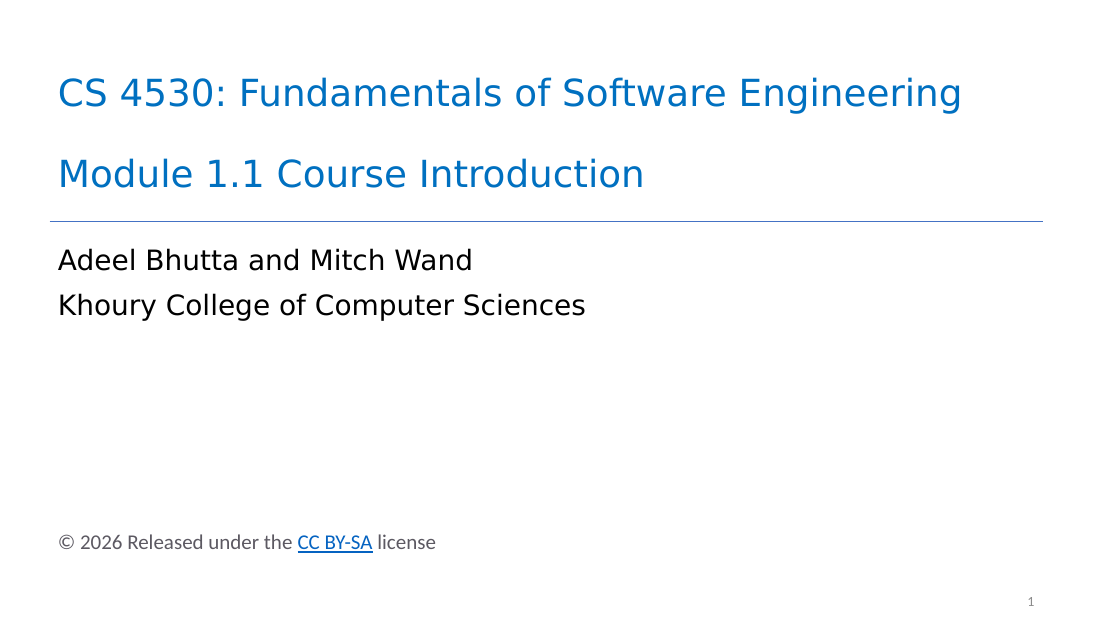
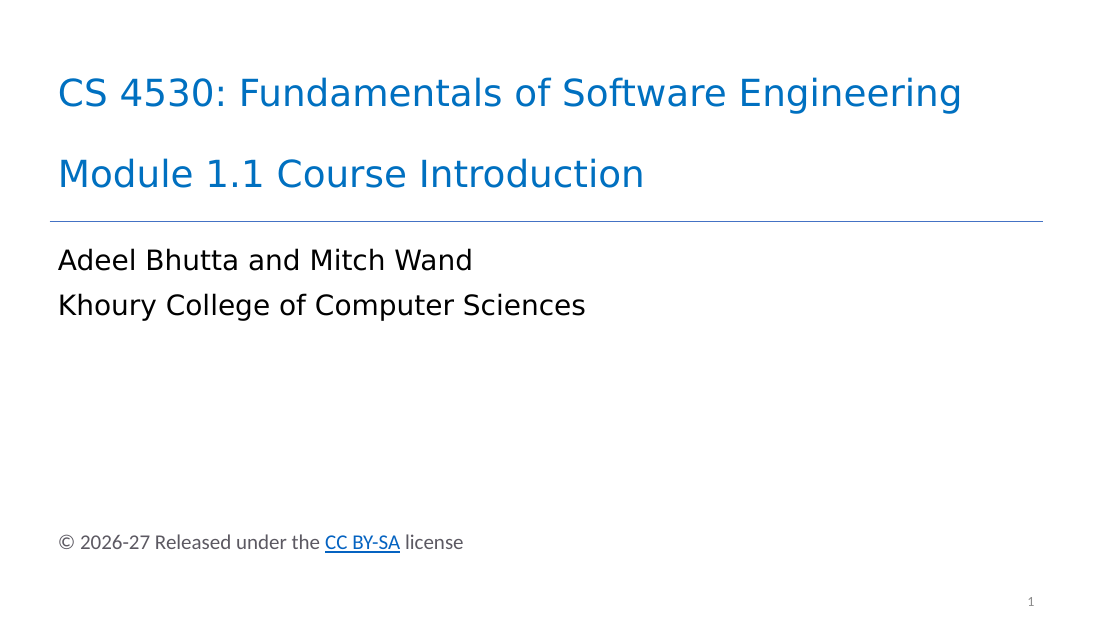
Before and after one commit to neu-se/CS4530-Fall-2026, a slide deck: slide 1 of Slides/Module 01.1 Course Introduction.pptx. Drawn at 1120x630 pixels with LibreOffice and Linux fonts; fonts in the diff are those of the drawing. Boxes give left, top, right and bottom in pixels: in the first picture for what was removed or moved away, otherwise in the second. Text is boxed around its words. In the diff, an @@ line names an element or a change of style, - is before the commit and + after.

```diff
--- a/Slides/Module 01.1 Course Introduction.pptx
+++ b/Slides/Module 01.1 Course Introduction.pptx
@@ text at box(80, 534, 464, 553): text changed @@
-© 2026 Released under the CC BY-SA license
+© 2026-27 Released under the CC BY-SA license
```
Also in this commit, not shown: 4 other slides changed, 4 other files.
